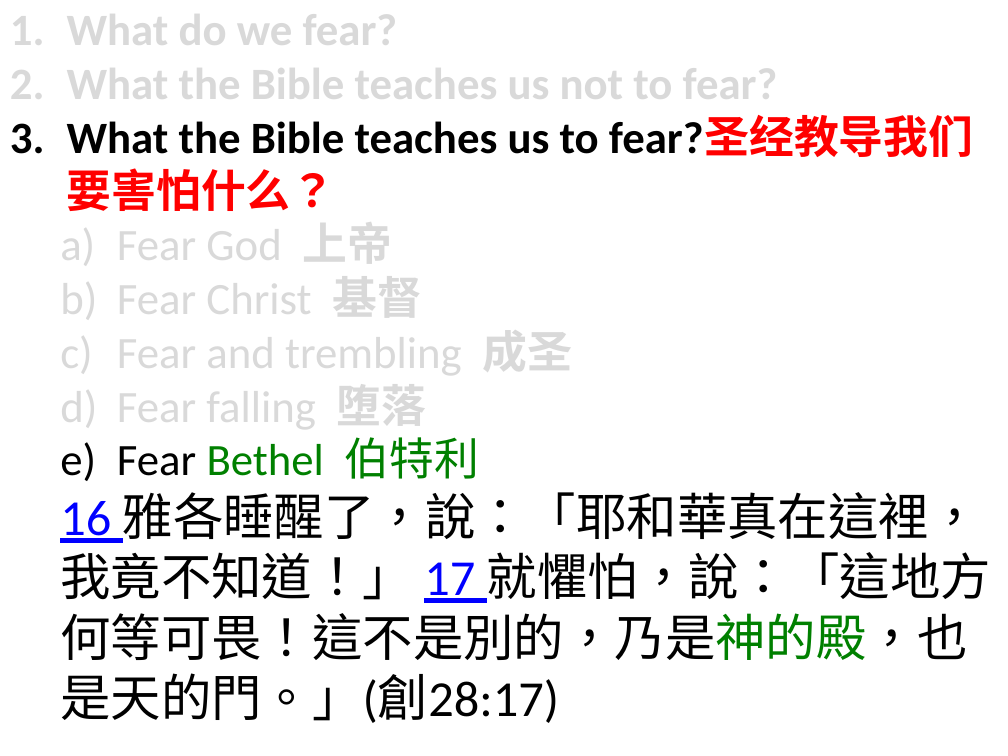
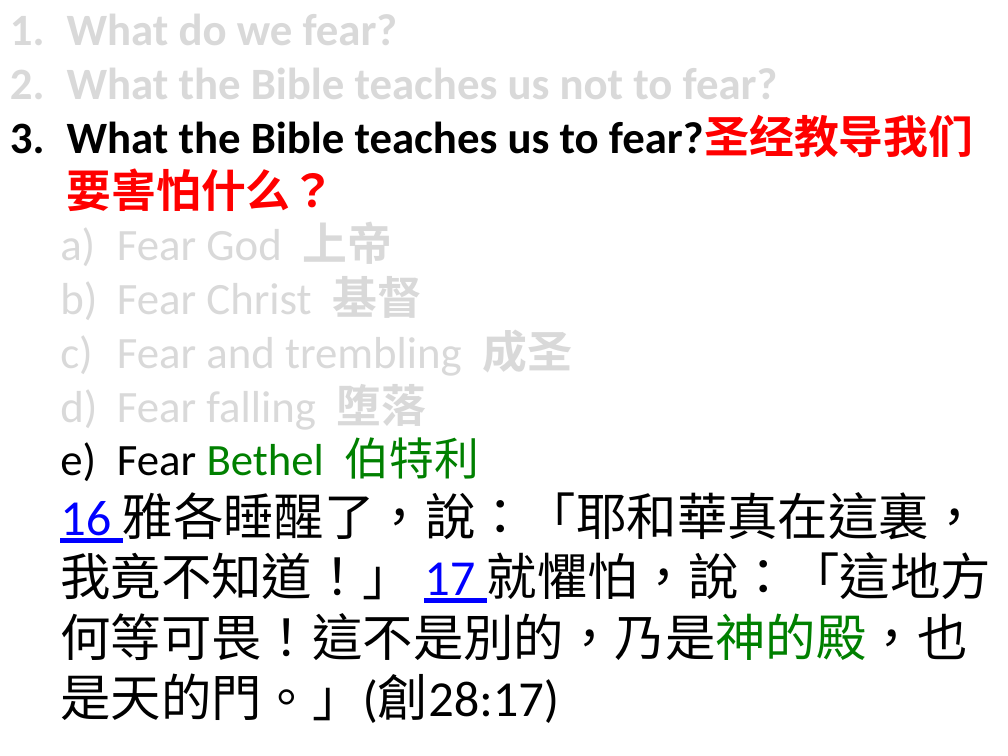
Before and after one commit to sauchilee/sauchilee.github.io, a slide deck: slide 13 of preaching/敬畏神.pptx. Drawn at 1008x756 pixels with LibreOffice and Linux fonts; fonts in the diff are those of the drawing. Boxes give left, top, right and bottom in pixels: in the first picture for what was removed or moved away, otherwise in the second. Text is boxed around its words. In the diff, an @@ line names an element or a change of style, - is before the commit and + after.

```diff
--- a/preaching/敬畏神.pptx
+++ b/preaching/敬畏神.pptx
@@ text at (60, 492, 991, 723): text changed @@
-  16 雅各睡醒了，說：「耶和華真在這裡，我竟不知道！」 17 就懼怕，說：「這地方何等可畏！這不是別的，乃是神的殿，也是天的門。」(創28:17)
+  16 雅各睡醒了，說：「耶和華真在這裏，我竟不知道！」 17 就懼怕，說：「這地方何等可畏！這不是別的，乃是神的殿，也是天的門。」(創28:17)
```
Also in this commit, not shown: 10 other slides changed, 15 other files.
